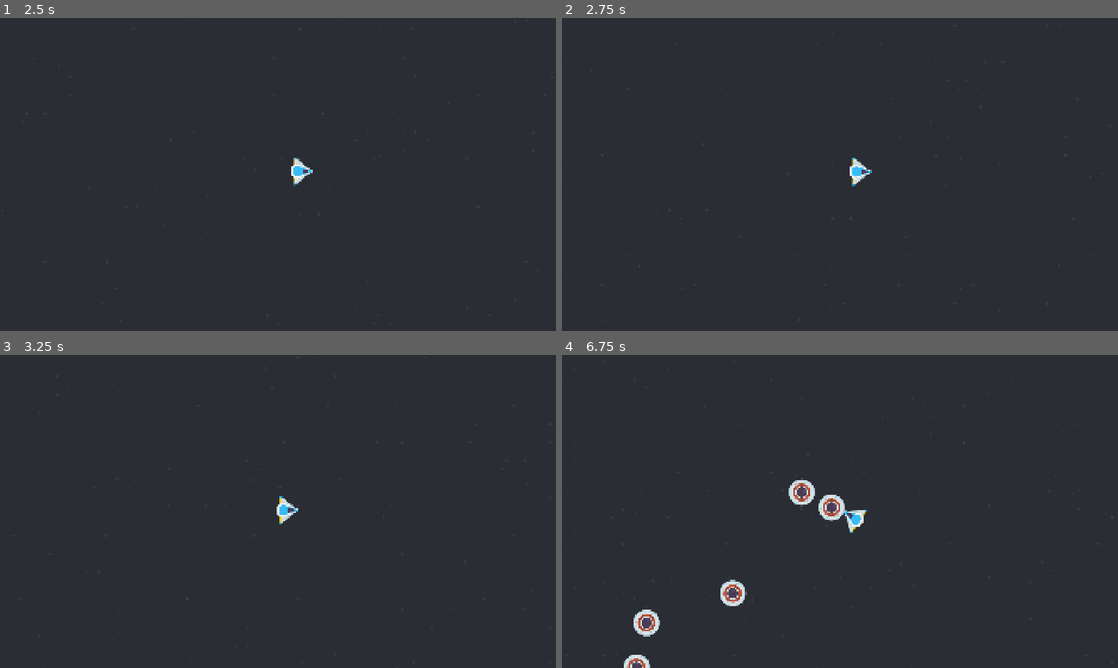
Above: before the commit, frames 1-4 (two rows, left to right).
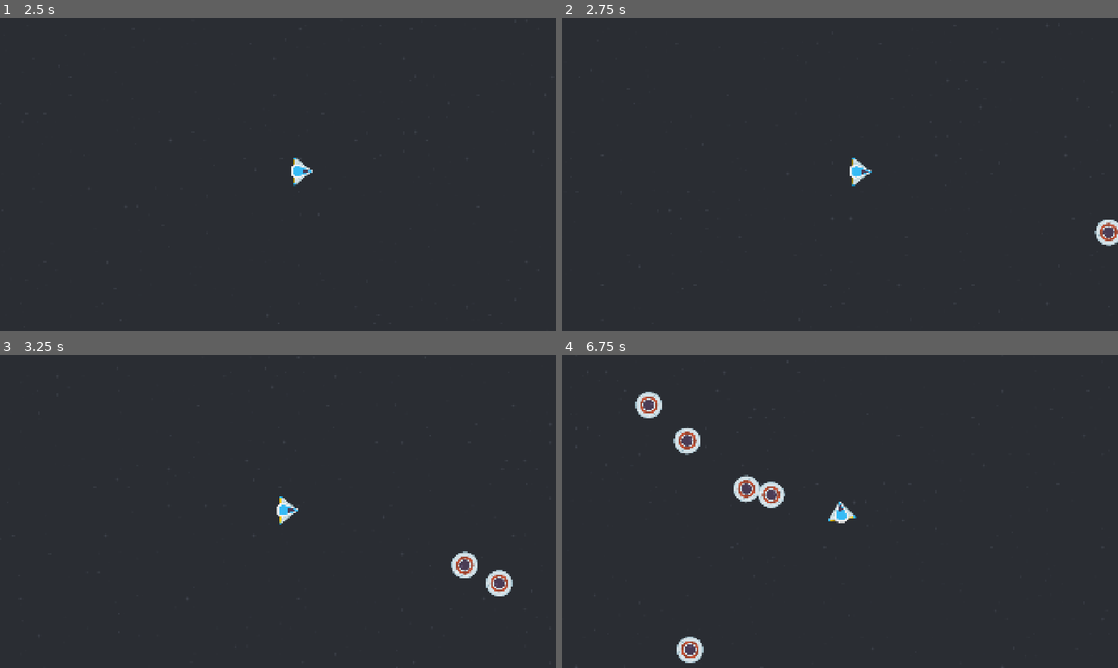
Above: after the commit, the same moments.

Repository: two-sticks-and-a-rock/space-arcade
Game: Godot game, scene res://scenes/main.tscn
The game is run twice, just before and just after one commit, with the same random seed, the same clock (stepped at 60 frames per second) and the same inputs.
Inputs (mouse positions are in pixels of both pictures, inside the frame that each line leads up to):
- Up to frame 1 (2.5 s): tap Enter at 0.5 s; move the mouse to (400, 158) at 0.52 s; press the mouse at (400, 158) at 0.53 s; tap 1 (linear, bound only before the commit) at 0.8, 1.35 s; tap Space at 1.25 s; move the mouse to (166, 190) at 1.27 s; release the mouse at (166, 190) at 1.28 s; tap 3 (pow, bound only before the commit) at 1.55, 2.1 s; move the mouse to (333, 105) at 2.02 s; tap 2 (sqrt, bound only before the commit) at 2.3 s
- Up to frame 2 (2.75 s): no input
- Up to frame 3 (3.25 s): move the mouse to (250, 574) at 2.77 s; tap 2 (sqrt, bound only before the commit) at 2.85 s; click (250, 574) at 3.05 s
- Up to frame 4 (6.75 s): move the mouse to (1006, 558) at 3.52 s; press the mouse at (1006, 558) at 3.53 s; tap 1 (linear, bound only before the commit) at 3.8, 4.35 s; move the mouse to (673, 464) at 4.27 s; release the mouse at (673, 464) at 4.28 s; tap 3 (pow, bound only before the commit) at 4.55, 5.1 s; move the mouse to (867, 511) at 5.02 s; tap 2 (sqrt, bound only before the commit) at 5.3, 5.85 s; move the mouse to (756, 433) at 5.77 s; click (756, 433) at 6.05 s; move the mouse to (962, 495) at 6.52 s; press the mouse at (962, 495) at 6.53 s

Frame 1 is identical in both runs. In frame 2, 0.3% of the frame differs, in the area x 95-100%, y 64-73%; in frame 3, 0.6%; in frame 4, 3.3%, in the area x 11-56%, y 11-100%.

Commit message:
linear velocity

Diff:
--- a/project.godot
+++ b/project.godot
@@ -58,21 +58,6 @@
 "events": [Object(InputEventKey,"resource_local_to_scene":false,"resource_name":"","device":-1,"window_id":0,"alt_press …(195 unchanged characters)…
 ]
 }
-linear={
-"deadzone": 0.2,
-"events": [Object(InputEventKey,"resource_local_to_scene":false,"resource_name":"","device":-1,"window_id":0,"alt_pressed":false,"shift_pressed":false,"ctrl_pressed":false,"meta_pressed":false,"pressed":false,"keycode":0,"physical_keycode":49,"key_label":0,"unicode":49,"location":0,"echo":false,"script":null)
-]
-}
-sqrt={
-"deadzone": 0.2,
-"events": [Object(InputEventKey,"resource_local_to_scene":false,"resource_name":"","device":-1,"window_id":0,"alt_pressed":false,"shift_pressed":false,"ctrl_pressed":false,"meta_pressed":false,"pressed":false,"keycode":0,"physical_keycode":50,"key_label":0,"unicode":50,"location":0,"echo":false,"script":null)
-]
-}
-pow={
-"deadzone": 0.2,
-"events": [Object(InputEventKey,"resource_local_to_scene":false,"resource_name":"","device":-1,"window_id":0,"alt_pressed":false,"shift_pressed":false,"ctrl_pressed":false,"meta_pressed":false,"pressed":false,"keycode":0,"physical_keycode":51,"key_label":0,"unicode":51,"location":0,"echo":false,"script":null)
-]
-}
 
 [physics]
 
--- a/scenes/main.tscn
+++ b/scenes/main.tscn
@@ -35,7 +35,7 @@
 [node name="EnemyTimer" type="Timer" parent="." unique_id=112328157]
 unique_name_in_owner = true
 process_callback = 0
-wait_time = 0.5
+wait_time = 0.25
 
 [node name="Menu" parent="." unique_id=1623096271 instance=ExtResource("5_tbgi4")]
 visible = false
--- a/scenes/player/player.tscn
+++ b/scenes/player/player.tscn
@@ -19,7 +19,6 @@
 radius = 36.05551
 
 [node name="player" type="RigidBody2D" unique_id=2109895852]
-position = Vector2(242, 325)
 gravity_scale = 0.0
 script = ExtResource("1_g2els")
 metadata/_edit_group_ = true
--- a/scenes/player/slingshot.gd
+++ b/scenes/player/slingshot.gd
@@ -9,33 +9,15 @@
 var end_vector := Vector2.ZERO
 
 func handle_speed(slingshot_vector: Vector2):
-	if (speed_type == speed_options.LINEAR):
 		player.direction = slingshot_vector.normalized()
 		player.velocity = slingshot_vector.length()
 
-	if (speed_type == speed_options.SQRT):
-		player.direction = slingshot_vector.normalized()
-		player.velocity = 40 + (sqrt(slingshot_vector.length() * 100) * 5)
-
-	if (speed_type == speed_options.SQUARE):
-		player.direction = slingshot_vector.normalized()
-		player.velocity = pow(slingshot_vector.length(), 1.5)
-
 func _input(_event: InputEvent) -> void:
-	if Input.is_action_just_pressed("linear"):
-		speed_type = speed_options.LINEAR
-	if Input.is_action_just_pressed("sqrt"):
-		speed_type = speed_options.SQRT
-	if Input.is_action_just_pressed("pow"):
-		speed_type = speed_options.SQUARE
-
 	if Input.is_action_just_pressed("click"):
 		clear_points()
-		# The moment the mouse click happens, save the start vector
 		start_vector = get_global_mouse_position()
 		end_vector = start_vector
 	if Input.is_action_pressed("click"):
-		# While the player holds the button, update the end_vector
 		end_vector = get_global_mouse_position()
 		clear_points()
 
@@ -43,8 +25,8 @@
 		var visible_end_vector = to_local(player.global_position + (start_vector - end_vector))
 		add_point(visible_start_vector, 0)
 		add_point(visible_end_vector, 1)
+
 	if Input.is_action_just_released("click"):
-		# When the player releases, set the direction of the ship
 		clear_points()
 		var slingshot_vector = start_vector - end_vector
 		handle_speed(slingshot_vector)
